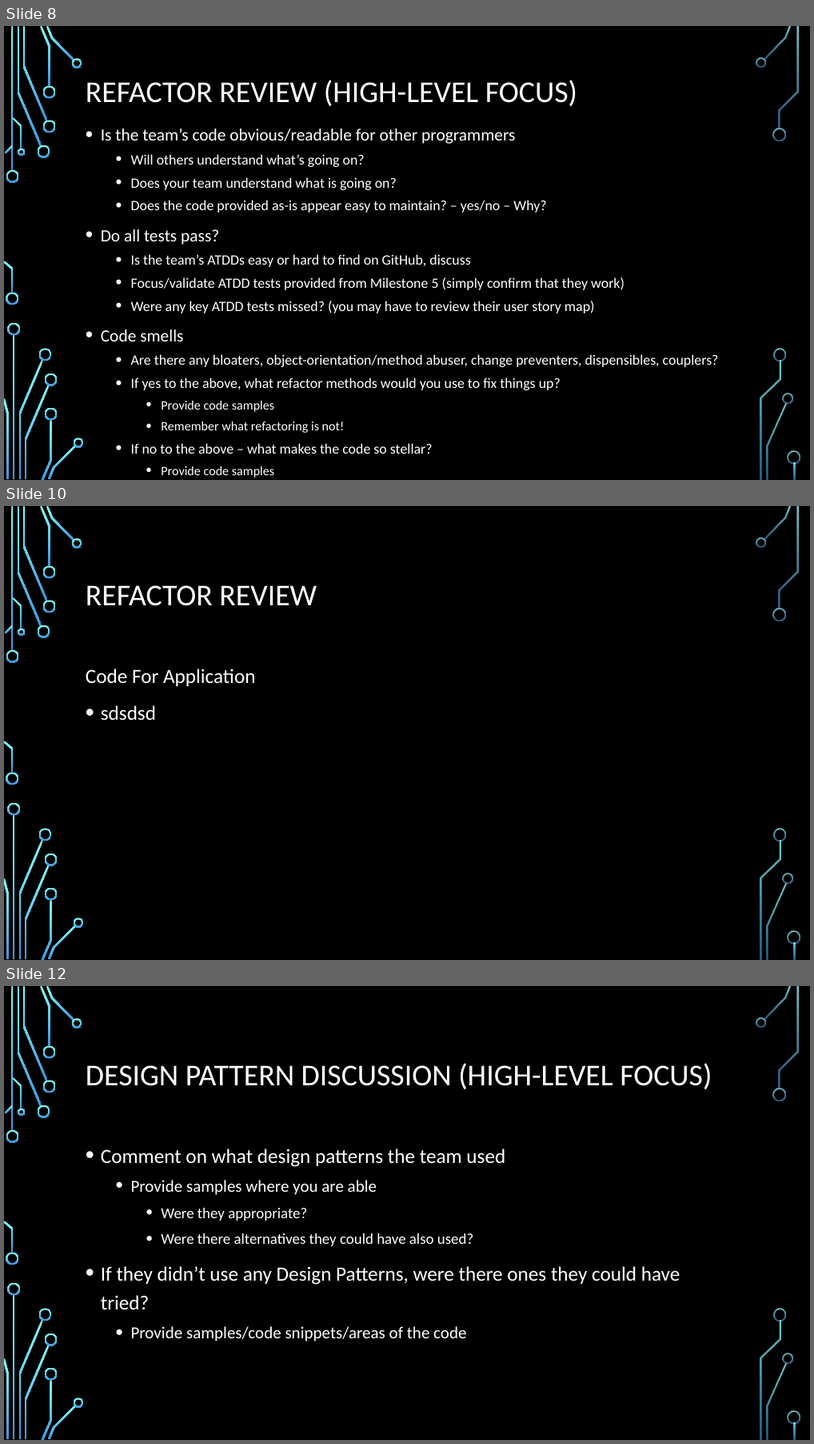
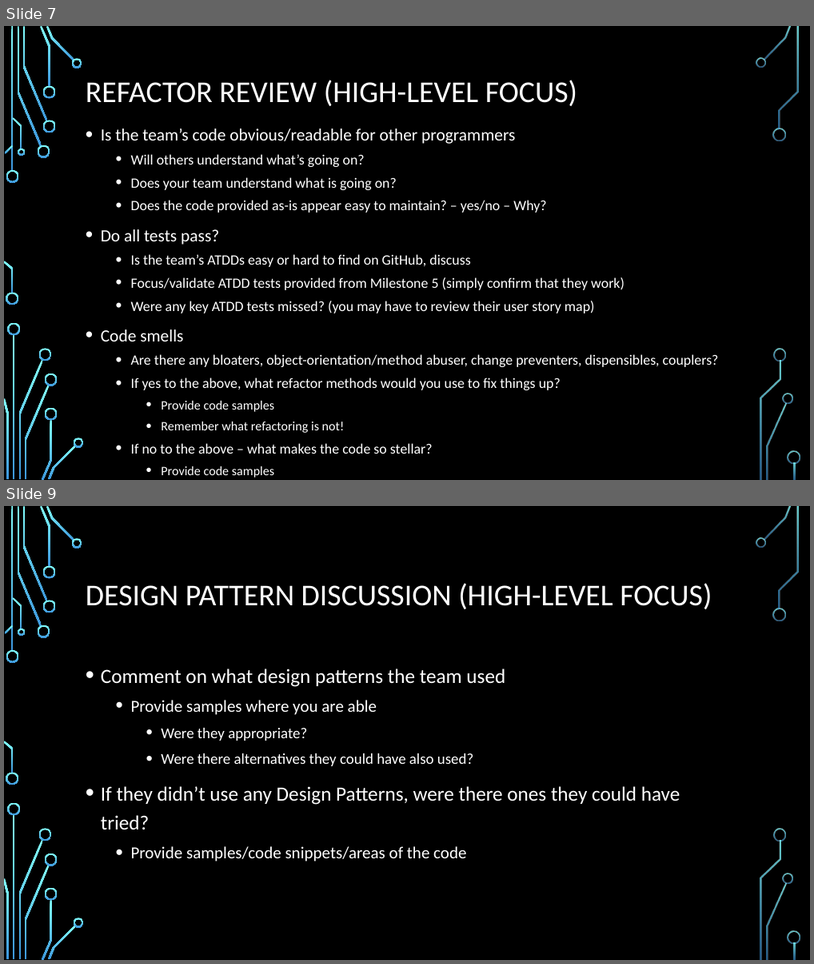
Before and after one commit to ureginastudent/PROJECT, a slide deck: Milestone 7/ENSE 470 Milestone 7.pptx. Shown one above the other, each under a label of ours: slides 8, 10 and 12 before the commit, slides 7 and 9 after it; the slides between them are not shown. The pictures are 814x1444 and 814x964 pixels, drawn with LibreOffice and Linux fonts; fonts in the diff are those of the drawing; background and template pictures are left out. Boxes give left, top, right and bottom in pixels: in the first picture for what was removed or moved away, otherwise in the second. Text is boxed around its words. In the diff, an @@ line names an element or a change of style, - is before the commit and + after.

```diff
--- a/Milestone 7/ENSE 470 Milestone 7.pptx
+++ b/Milestone 7/ENSE 470 Milestone 7.pptx
@@ slide 10 removed at (x1=4, y1=506, x2=810, y2=960), background picture (left out); not listed: 36 template elements that a slide beside it also shows @@
@@ title removed at (x1=86, y1=585, x2=317, y2=606) @@
-REFACTOR REVIEW
@@ text removed at (x1=86, y1=668, x2=255, y2=720) @@
-Code For Application
-• sdsdsd
@@ what was slide 8 is now slide 7 @@
@@ what was slide 12 is now slide 9 @@
```
Also in this commit, not shown: 2 slides changed, 2 slides added, 5 other slides removed.
